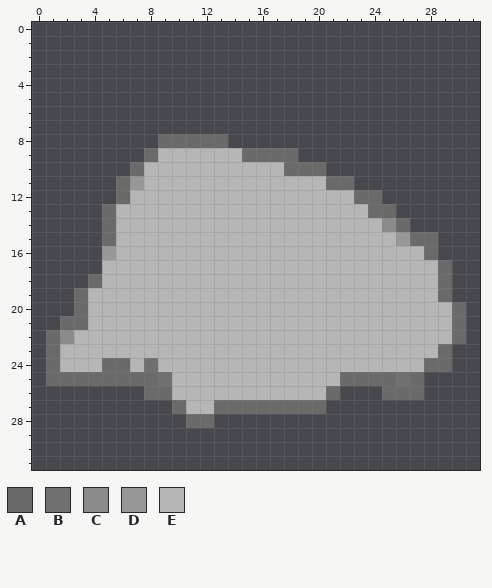
A pixel-art sprite gets an edit: Assets/Sprites/Character/rock2.png. Above is the file before it was changed.
The file is 32x32 pixels. Colours within 5 levels of each other are drawn and written as one.
Palette (. is transparent): A #6a6a6a  B #707070  C #8b8b8b  D #989898  E #b6b6b6
Pixels before, first column x 1:
 8 ........AAAAA.................
 9 .......AEEEEEEAAAA............
10 ......AEEEEEEEEEEAAA..........
11 .....ADEEEEEEEEEEEEEAA........
12 .....AEEEEEEEEEEEEEEEEAA......
13 ....AEEEEEEEEEEEEEEEEEEAA.....
14 ....AEEEEEEEEEEEEEEEEEEECA....
15 ....AEEEEEEEEEEEEEEEEEEEEDAA..
16 ....DEEEEEEEEEEEEEEEEEEEEEEA..
17 ....EEEEEEEEEEEEEEEEEEEEEEEEA.
18 ...AEEEEEEEEEEEEEEEEEEEEEEEEA.
19 ..AEEEEEEEEEEEEEEEEEEEEEEEEEA.
20 ..AEEEEEEEEEEEEEEEEEEEEEEEEEEA
21 .AAEEEEEEEEEEEEEEEEEEEEEEEEEEA
22 ACEEEEEEEEEEEEEEEEEEEEEEEEEEEA
23 AEEEEEEEEEEEEEEEEEEEEEEEEEEEA.
24 AEEEAAEBEEEEEEEEEEEEEEEEEEEAA.
25 AAAAAAAABEEEEEEEEEEEEAAAABA...
26 .......AAEEEEEEEEEEEA...AAA...
27 .........AEEAAAAAAAA..........
28 ..........AA..................
New version:
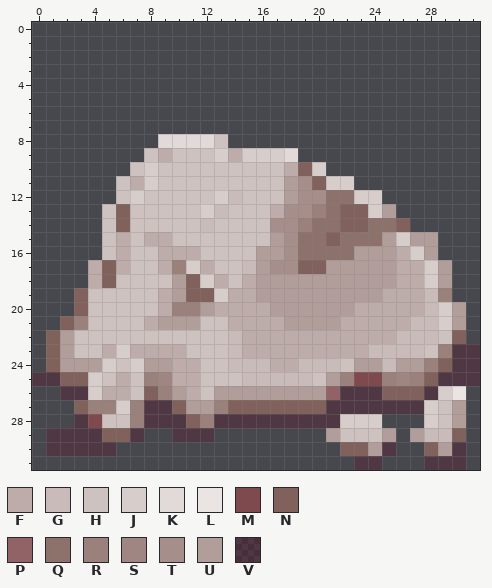
Colours new in this view: F #bdaca9  G #c9bbb9  H #cec2c0  J #d7cdcb  K #e1dad8  L #eae4e3  M #7e4a4d  N #81615b  P #916367  Q #8d716b  R #9a817c  S #9f8682  T #a68f8b  U #b19d99  V #7200223c
Changes in this commit:
Changed rows in their new state; - is an unchanged pixel.
first column x 0:
 8 ---------KKKKH------------------
 9 --------HFHHHJFJJJK-------------
10 -------HJHHHHHHHHHFNJ-----------
11 ------HFJHHHHHHHHHUTNJJ---------
12 ------HJHHHHHJGHHHUTTQQJJ-------
13 -----HNHHHHHJGHHHFTTRQNNJU------
14 -----HNHHHHHGHHHHTTRQQNNQQN-----
15 -----HFHFFHHHHHHHUTQQNQQQUJUU---
16 -----HFHHFFFHHHHUUTQQQQUUUFJU---
17 ----FNFHHFRJFHHGUTTNNUUUUUFFJU--
18 ----FNHHHHUNJFHFUUUUUUUUUUFFJU--
19 ---NHHHHHFUNNJFFUUUUUUUUUFFFGR--
20 ---NHHHHHFRRUFFFFUUUUUUFFFFFGJU-
21 --NRHHHHFUUUHHFFFFUUUUFFFFFGGJU-
22 -NUHHHHHHHHHHHGFFFFFFFFFFFGGGHN-
23 -NUHHFJFFFFHHHGFFFFFFFFFGGGGHRVV
24 -NUUUJHJUUFFHHGGGFFGGGHUUGUURNVV
25 VVNNJHFHRSFFHHHGGGGGHURMMRSRNVVV
26 --VVJFFHNRUFHUUUUUUUUPVVVNNNVJL-
27 ---NRRJRVVNUURNNNNNNNVVVVVVVJHU-
28 ---VMHHRVVVNRVVVVVVVVVJJJ---JHU-
29 -VVVVNNV--VVV--------UHHHU-UGGN-
30 -VVVVV----------------NNUV--NUV-
31 -----------------------VV---VVV-
